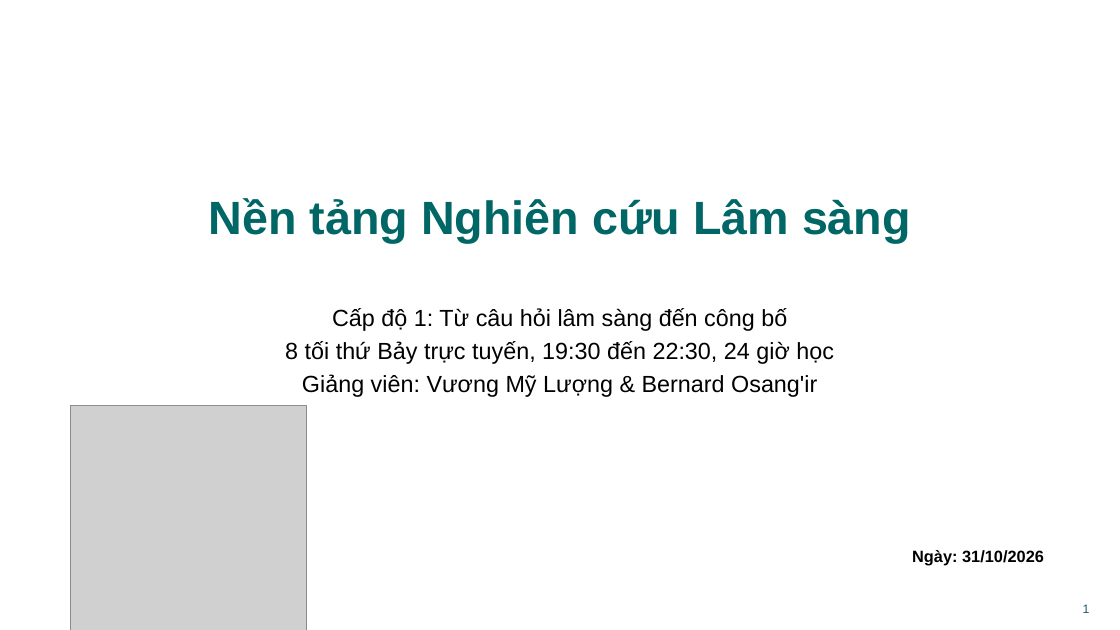
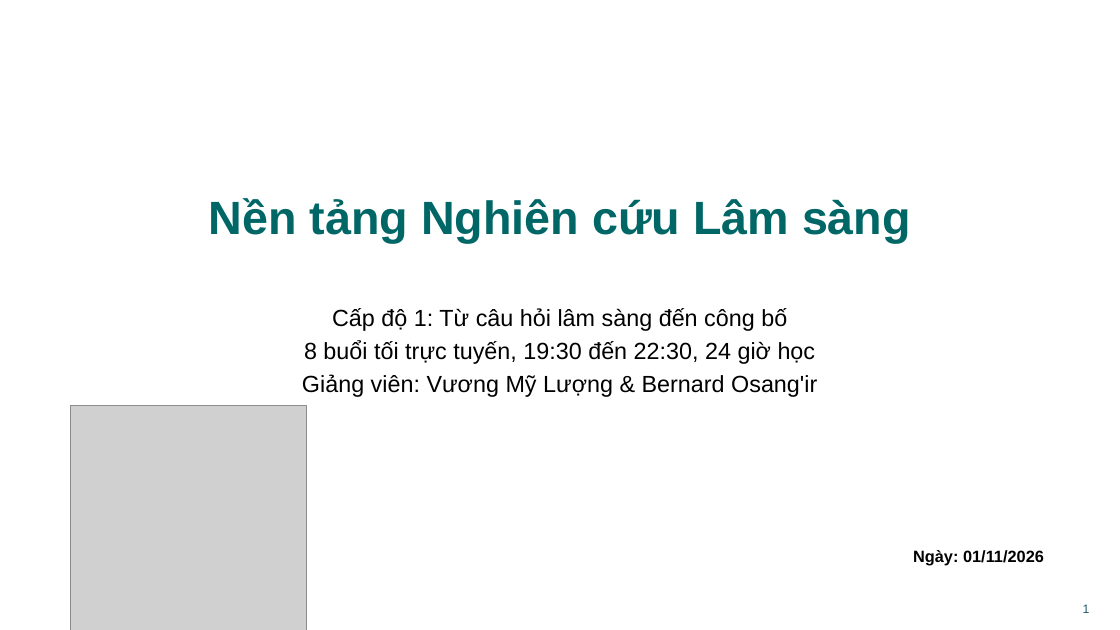
Before and after one commit to neu-data/FoundationsofClinicalResearch, a slide deck: slide 1 of vi/files/slides/Session_1_VN.pptx. Drawn at 1120x630 pixels with LibreOffice and Linux fonts; fonts in the diff are those of the drawing; grey boxes stand for pictures. Boxes give left, top, right and bottom in pixels: in the first picture for what was removed or moved away, otherwise in the second. Text is boxed around its words. In the diff, an @@ line names an element or a change of style, - is before the commit and + after.

```diff
--- a/vi/files/slides/Session_1_VN.pptx
+++ b/vi/files/slides/Session_1_VN.pptx
@@ text at <box>304,340,816,364</box>: text changed @@
-8 tối thứ Bảy trực tuyến, 19:30 đến 22:30, 24 giờ học
+8 buổi tối trực tuyến, 19:30 đến 22:30, 24 giờ học
@@ text at <box>913,550,1044,566</box>: text changed @@
-Ngày: 31/10/2026
+Ngày: 01/11/2026
```
Also in this commit, not shown: 3 other slides changed, 36 other files.
